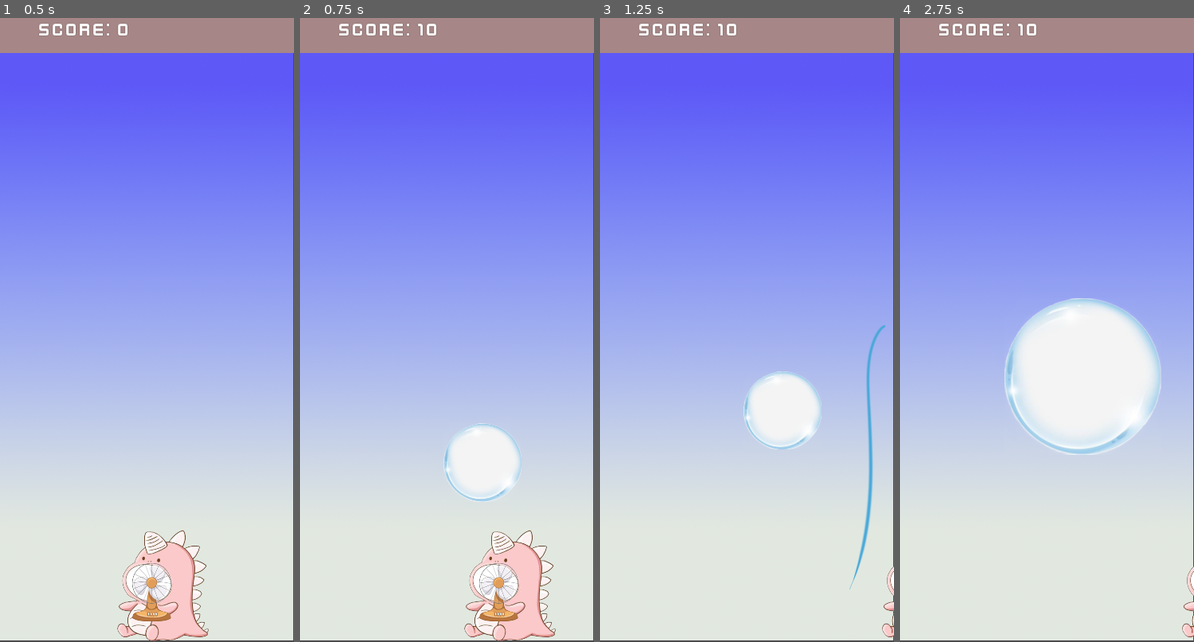
Above: before the commit, frames 1-4 (left to right).
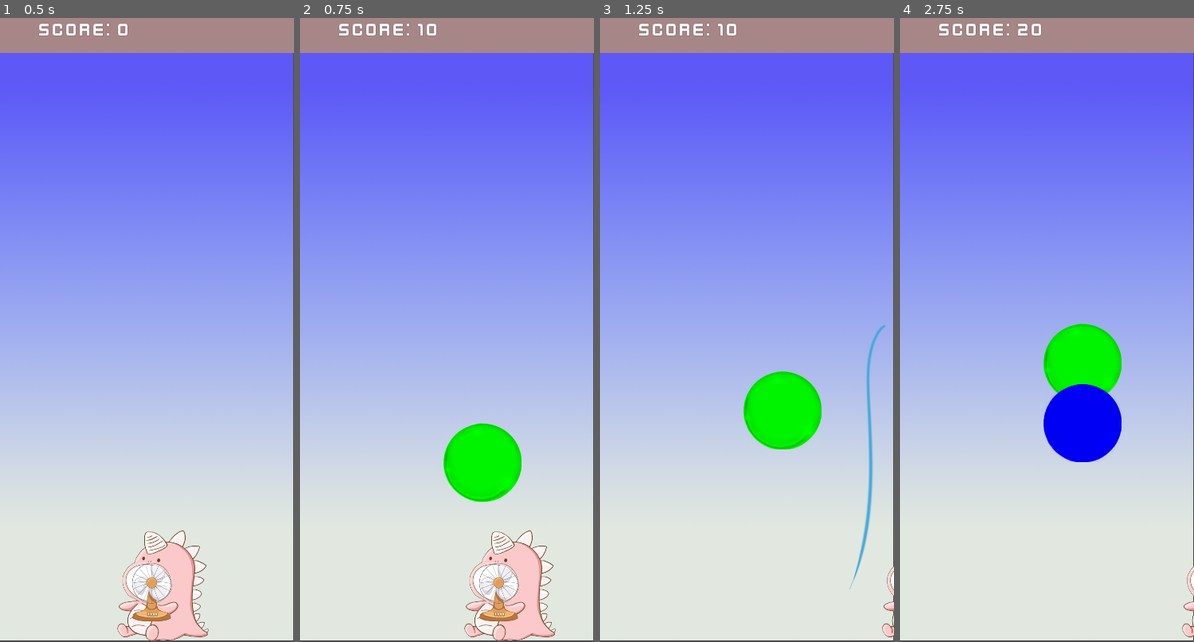
Above: after the commit, the same moments.

Repository: GGJ2024Team/GGJ2025Bubble
Game: Godot game, scene res://Game.tscn
Two runs of this game, one before a commit and one after it. Both use one fixed random seed, a clock stepped at 60 frames per second and the inputs below.
Inputs:
- Up to frame 1 (0.5 s): no input
- Up to frame 2 (0.75 s): hold D (move_right) from 0.53 s (still down); tap Q (gen_bubble) at 0.6 s
- Up to frame 3 (1.25 s): keep holding D (move_right)
- Up to frame 4 (2.75 s): release D (move_right) at 1.28 s; hold A (move_left) 1.28-2.03 s; tap Q (gen_bubble) at 1.35, 2.1 s; hold D (move_right) from 2.03 s (still down)

Frame 1 is identical in both runs. In frame 2, 2.7% of the frame differs, in the area x 48-76%, y 64-78%; in frame 3, 2.7%; in frame 4, 11%, in the area x 35-89%, y 0-72%.

Commit message:
[feature] support color

Diff:
--- a/Bubble.gd
+++ b/Bubble.gd
@@ -8,6 +8,14 @@
 var bubble_strength = 1000
 var is_merged = false
 var scale_factor = 1
+var color = "white"
+
+var color_map = {
+    "white": Color(1, 1, 1, 1),
+    "red": Color(1, 0, 0, 1),
+    "green": Color(0, 1, 0, 1),
+    "blue": Color(0, 0, 1, 1)
+   }
 
 onready var sprite = $AnimatedSprite
 onready var area2d = $Area2D
@@ -17,6 +25,8 @@
 signal bubble_die(score)
 
 func _ready():
+    color = get_random_color()
+    sprite.modulate = color_map[color]
     var game = get_tree().get_root().get_node("Game")
     connect("bubble_gen", game, "update_score")
     connect("bubble_die", game, "update_score")
@@ -30,6 +40,11 @@
     var node_position = global_position
     if position.x < 0 or position.x > screen_size.x or position.y < 0 or position.y > screen_size.y:
         die()
+
+func get_random_color():
+    var color_keys = color_map.keys()
+    var random_index = randi() % color_keys.size()
+    return color_keys[random_index]
 
 func bubble_scale(factor):
     scale_factor = factor
@@ -57,7 +72,12 @@
             add_force(force, Vector2(0, -1))
 
 func can_merge(other_bubble):
-    return other_bubble.is_in_group("bubble") and not is_merged and not other_bubble.is_merged and scale_factor == other_bubble.scale_factor
+    return (other_bubble.is_in_group("bubble")
+        and not is_merged
+        and not other_bubble.is_merged
+        and scale_factor == other_bubble.scale_factor
+        and color == other_bubble.color
+        )
 
 func merge_with(other_bubble):
     is_merged = true
